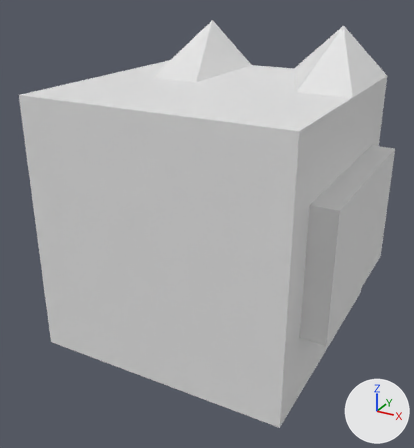
What one commit did to the Blender file Game/Resources/Editor/player.blend.
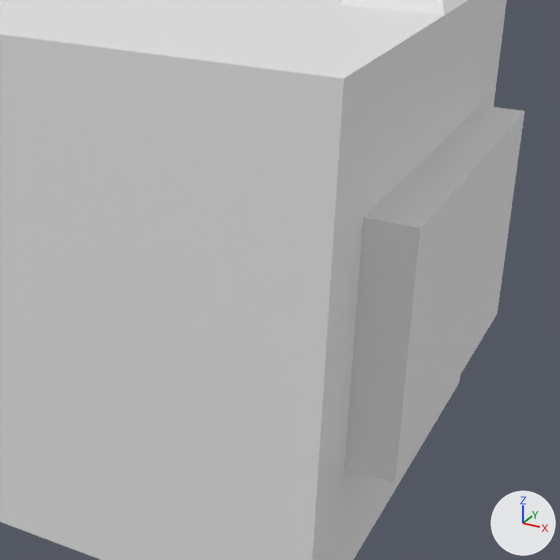
Old and new are each drawn whole from a camera (50 mm lens) standing at (2.08, -3.98, 1.82) and looking at (-0.03, -0.15, -0.1) and again close up on the part from 28% to 100% of the width and 20% to 86% of the height. Arrows for +X, +Y and +Z are at lower right; the lights stay in place. Materials are left out; every surface is plain grey.

In view in the first close-up: 'Body', 'Head'.
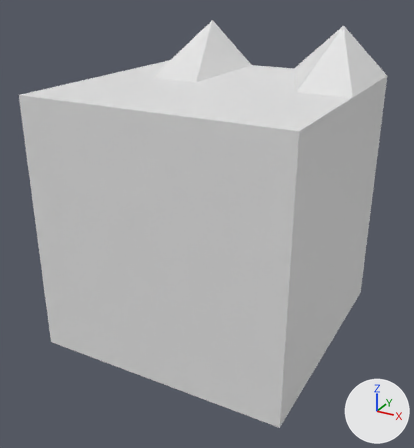
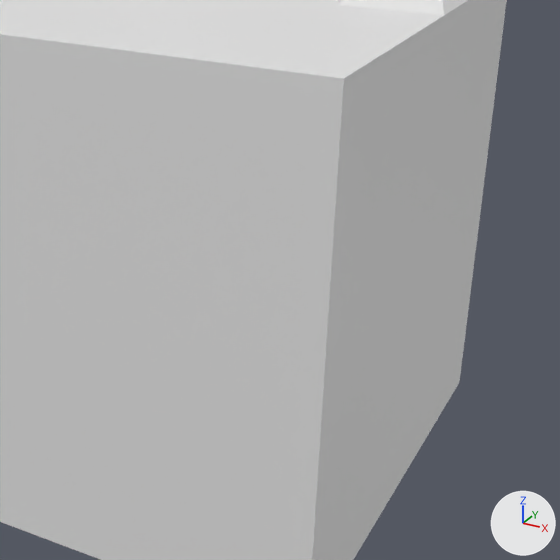
Pixel boxes (x1, y1, x2, y2) of what changed, in the close-ups (560 x 560 px):
'Body', hidden
    before: (344, 105, 525, 483)

What the commit changed:
Object 'Body' (ob_body) is now hidden.
